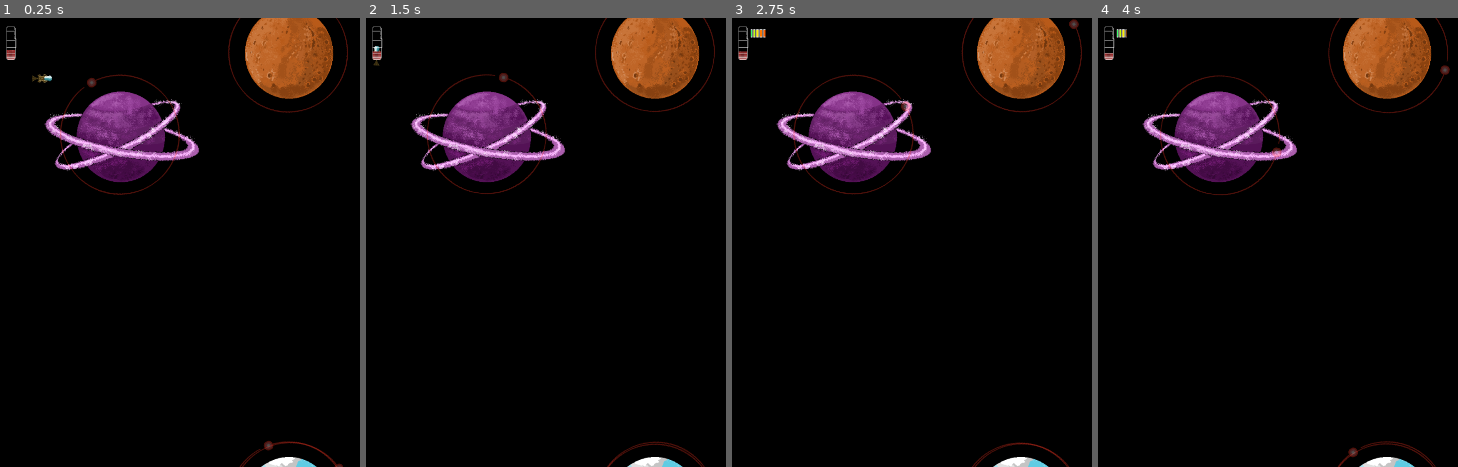
Above: before the commit, frames 1-4 (left to right).
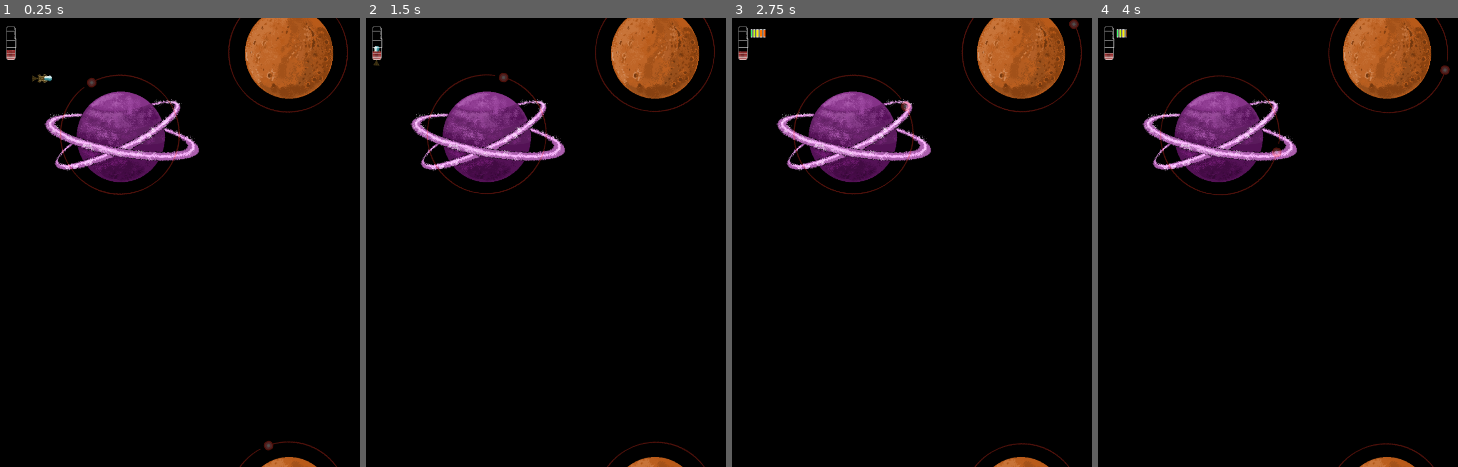
Above: after the commit, the same moments.

Repository: ricargoes/super-platypus-drifter
Game: Godot game, scene res://levels/TestLevel.tscn
Same seed, same stepped clock (60 frames per second), same inputs: the game is played once before the commit and once after it. This scene is started directly instead of the project's main scene.
Inputs (mouse positions are in pixels of both pictures, inside the frame that each line leads up to):
- Up to frame 1 (0.25 s): no input
- Up to frame 2 (1.5 s): tap Enter (ui_accept) at 0.5, 0.77 s; move the mouse to (722, 332) at 0.52 s; hold Space (ship_boost) 0.53-1.28 s; hold Right (ship_turn_right) from 0.53 s (still down); move the mouse to (outside the picture) at 1.27 s; tap Space (ship_boost) at 1.35 s
- Up to frame 3 (2.75 s): tap Enter (ui_accept) at 1.52, 2 s; move the mouse to (890, 175) at 2.02 s; release Right (ship_turn_right) at 2.03 s; hold Left (ship_turn_left) from 2.03 s (still down); hold Space (ship_boost) from 2.03 s (still down)
- Up to frame 4 (4 s): keep holding Left (ship_turn_left); move the mouse to (outside the picture) at 2.77 s; release Space (ship_boost) at 2.78 s; tap Space (ship_boost) at 2.85 s; tap Enter (ui_accept) at 3.02, 3.5, 3.77 s; move the mouse to (1375, 130) at 3.52 s; hold Space (ship_boost) from 3.53 s (still down)

The runs differ from the first frame. In frame 1, 0.4% of the frame differs, in the area x 67-96%, y 94-100%; in frame 2, 0.3%; in frame 3, 0.3%; in frame 4, 0.4%, in the area x 66-94%, y 94-100%.

Commit message:
Remove double duplication

Diff:
--- a/common/Ghost.gd
+++ b/common/Ghost.gd
@@ -10,8 +10,8 @@
 	sprite = get_node('../' + sprite_name)
 	if sprite is Sprite or sprite is AnimatedSprite:
 		top_ghost = sprite.duplicate()
+		bottom_ghost = sprite.duplicate()
 		sprite.add_child(top_ghost)
-		bottom_ghost = sprite.duplicate()
 		sprite.add_child(bottom_ghost)
 	set_physics_process(true)
 
